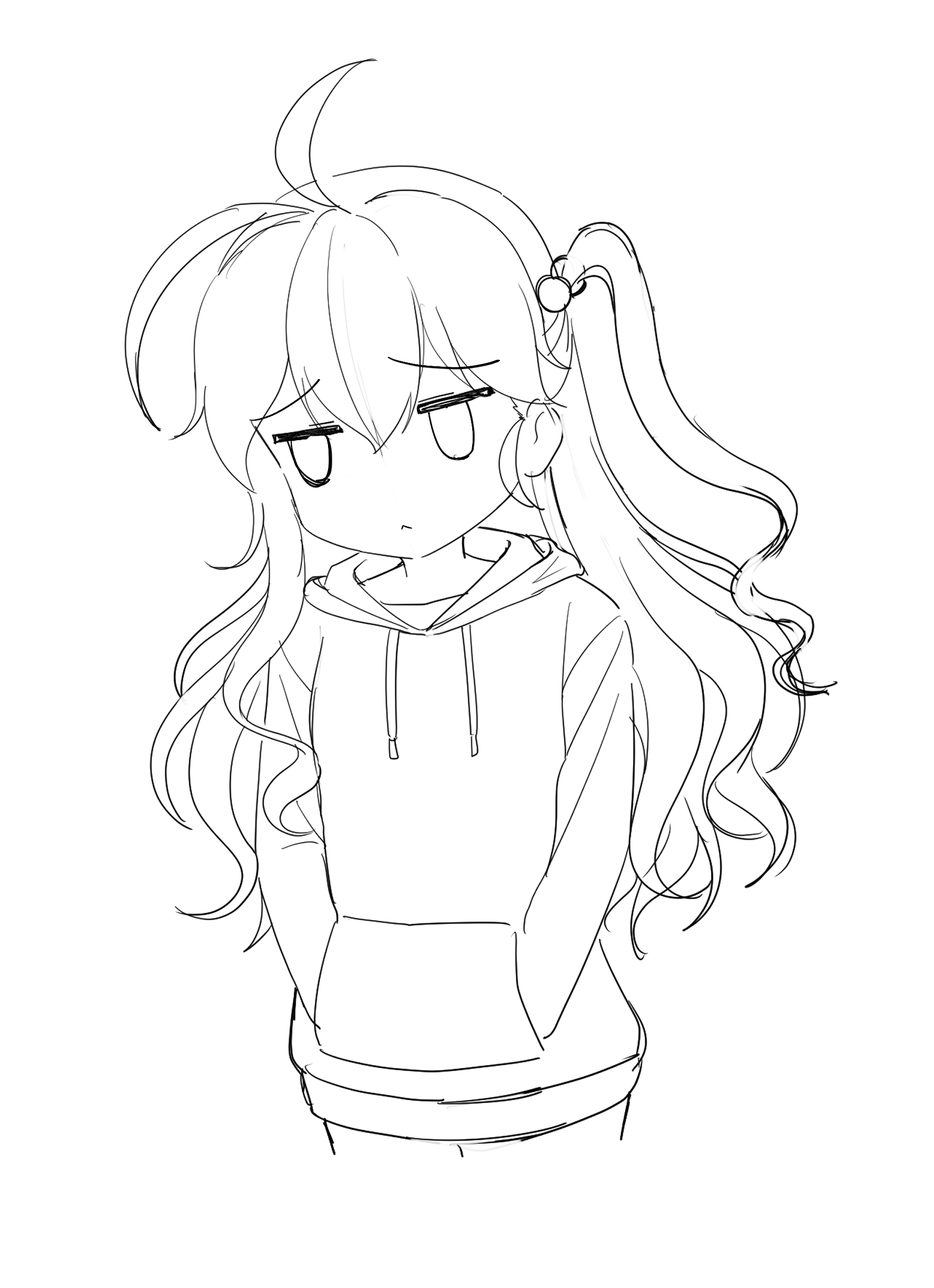
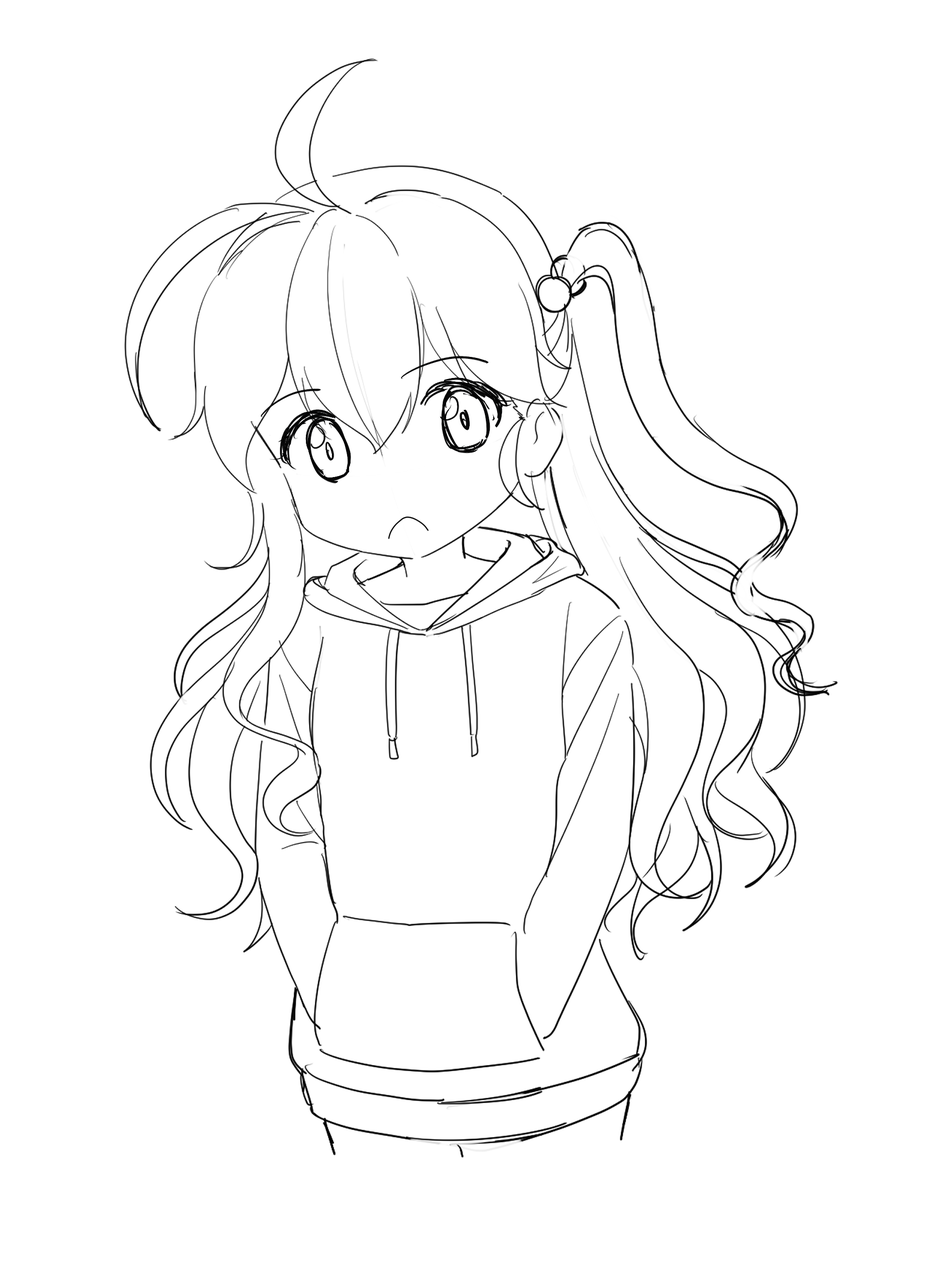
Layers edited between the first and the second 934 × 1288 image:
showed "일반" (1st of 2, in "표정" › "눈썹_s") over (260, 356, 489, 418)
hid "시무룩" over (249, 356, 501, 422)
showed "일반" (2nd of 2, in "표정" › "눈_s") over (269, 377, 515, 484)
hid "옆으로눈" over (271, 385, 497, 488)
added layer ":(" in group "입_s" over (387, 516, 430, 540)
hid "ㅅ" over (401, 525, 413, 531)
